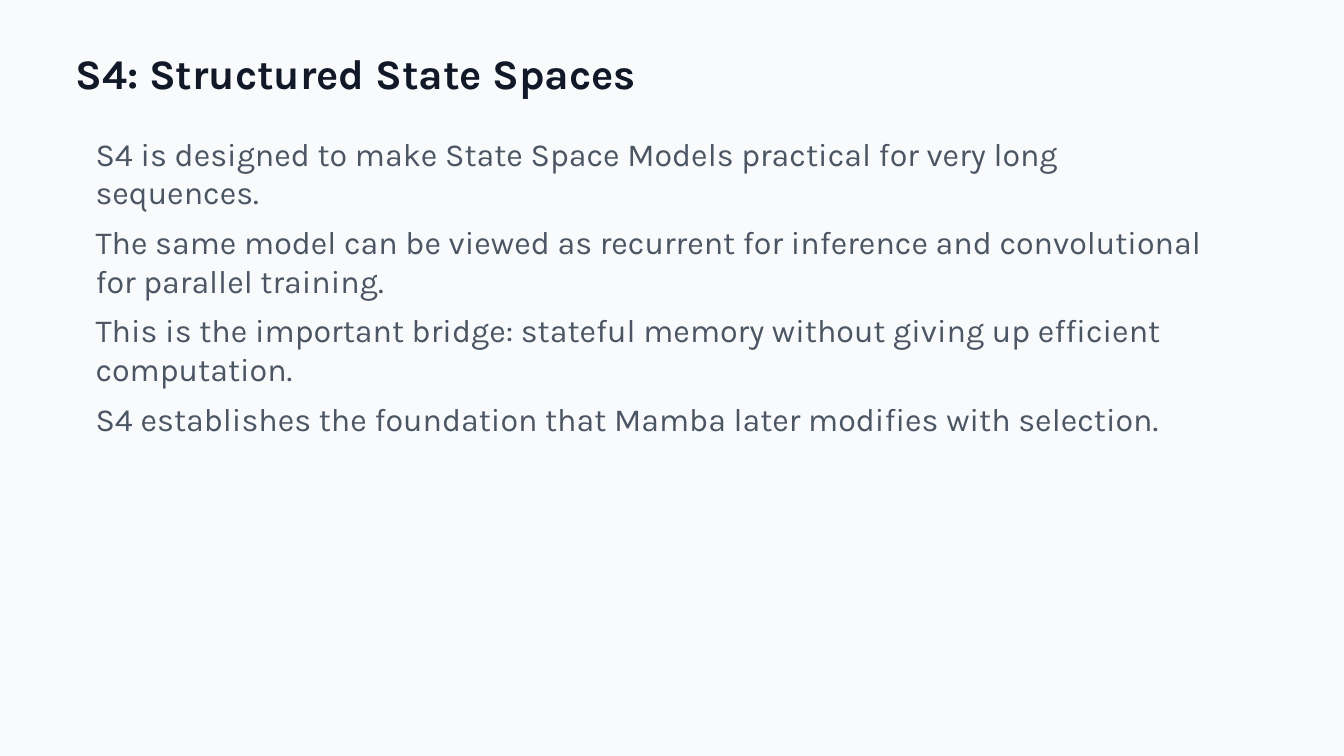
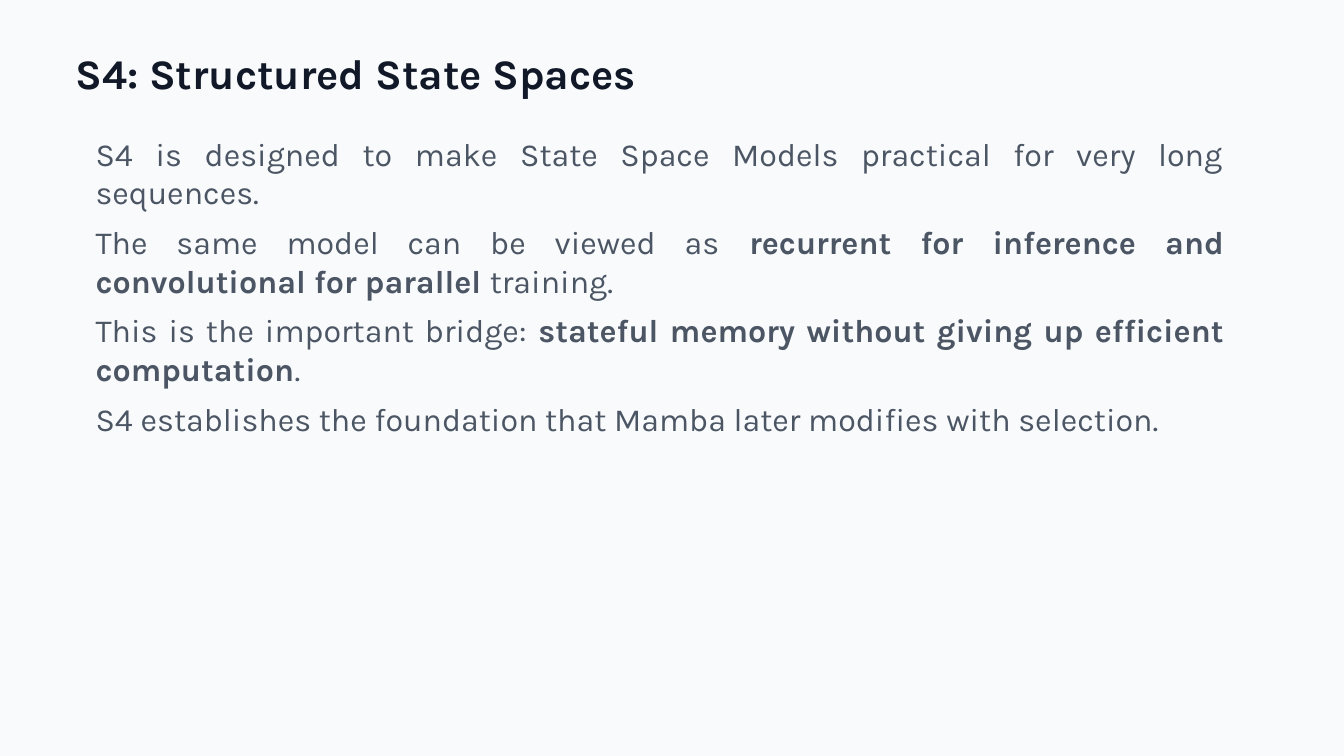
Before and after one commit to zeroxred/research, a slide deck: slide 5 of presentations/05_weekly_summary_s4_to_video_mamba_en.pptx. Drawn at 1344x756 pixels with LibreOffice and Linux fonts; fonts in the diff are those of the drawing. Boxes give left, top, right and bottom in pixels: in the first picture for what was removed or moved away, otherwise in the second. Text is boxed around its words. In the diff, an @@ line names an element or a change of style, - is before the commit and + after.

```diff
--- a/presentations/05_weekly_summary_s4_to_video_mamba_en.pptx
+++ b/presentations/05_weekly_summary_s4_to_video_mamba_en.pptx
@@ text "S4 is designed to make ..." at [96, 144, 1224, 432]: bold on in "recurrent for inference and convolutional for parallel", "stateful memory without giving up efficient computation."; alignment left to justified @@
```
Also in this commit, not shown: 11 other slides changed.
